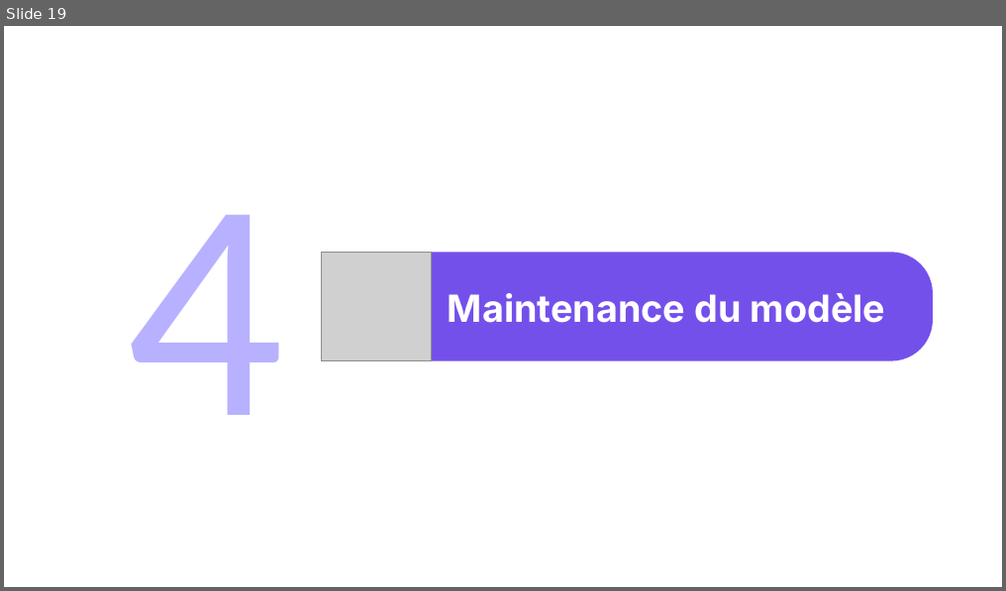
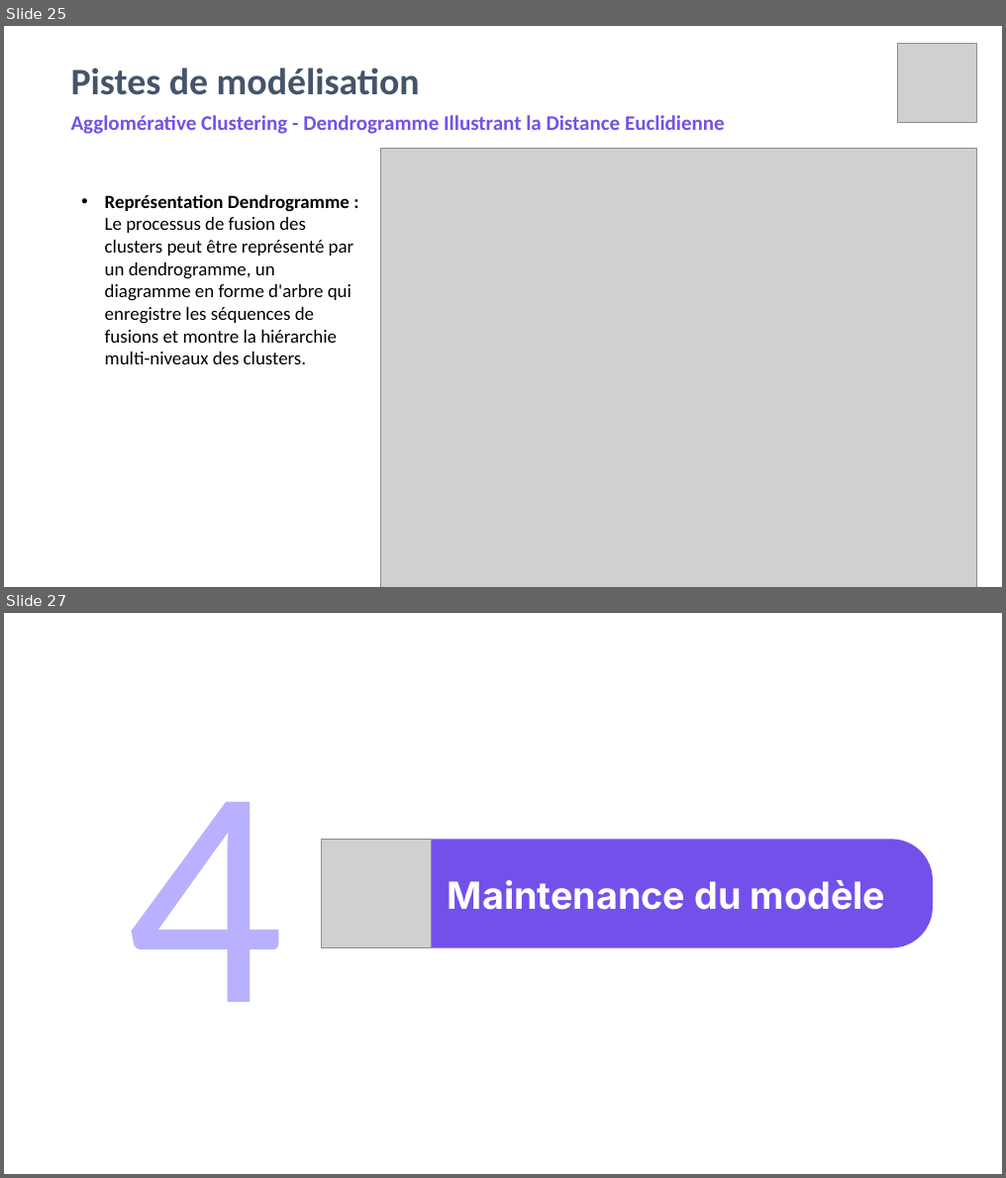
Before and after one commit to amaye15/OpenClassroom--Machine-Learning-Engineer, a slide deck: P4/P4.pptx. Shown one above the other, each under a label of ours: slide 19 before the commit, slides 25 and 27 after it; the slides between them are not shown. The pictures are 1006x591 and 1006x1178 pixels, drawn with LibreOffice and Linux fonts; fonts in the diff are those of the drawing; grey boxes stand for pictures. Boxes give left, top, right and bottom in pixels: in the first picture for what was removed or moved away, otherwise in the second. Text is boxed around its words. In the diff, an @@ line names an element or a change of style, - is before the commit and + after.

```diff
--- a/P4/P4.pptx
+++ b/P4/P4.pptx
@@ slide 25 added at (4,26,1002,587), background #FFFFFF @@
@@ picture added at (897,43,976,123) @@
@@ title added at (71,68,420,95), 36 pt, text #44546A, bold @@
+Pistes de modélisation
@@ text added at (71,115,725,134), 20 pt, text #7450EB, bold @@
+Agglomérative Clustering - Dendrogramme Illustrant la Distance Euclidienne
@@ picture added at (381,148,977,587) @@
@@ text added at (105,194,354,365), 18 pt, text #000000 @@
+• Représentation Dendrogramme : Le processus de fusion des clusters peut être représenté par un dendrogramme, un diagramme en forme d'arbre qui enregistre les séquences de fusions et montre la hiérarchie multi-niveaux des clusters.
@@ what was slide 19 is now slide 27 @@
```
Also in this commit, not shown: 10 slides changed, 14 other slides added, 15 slides removed, 6 other files.
